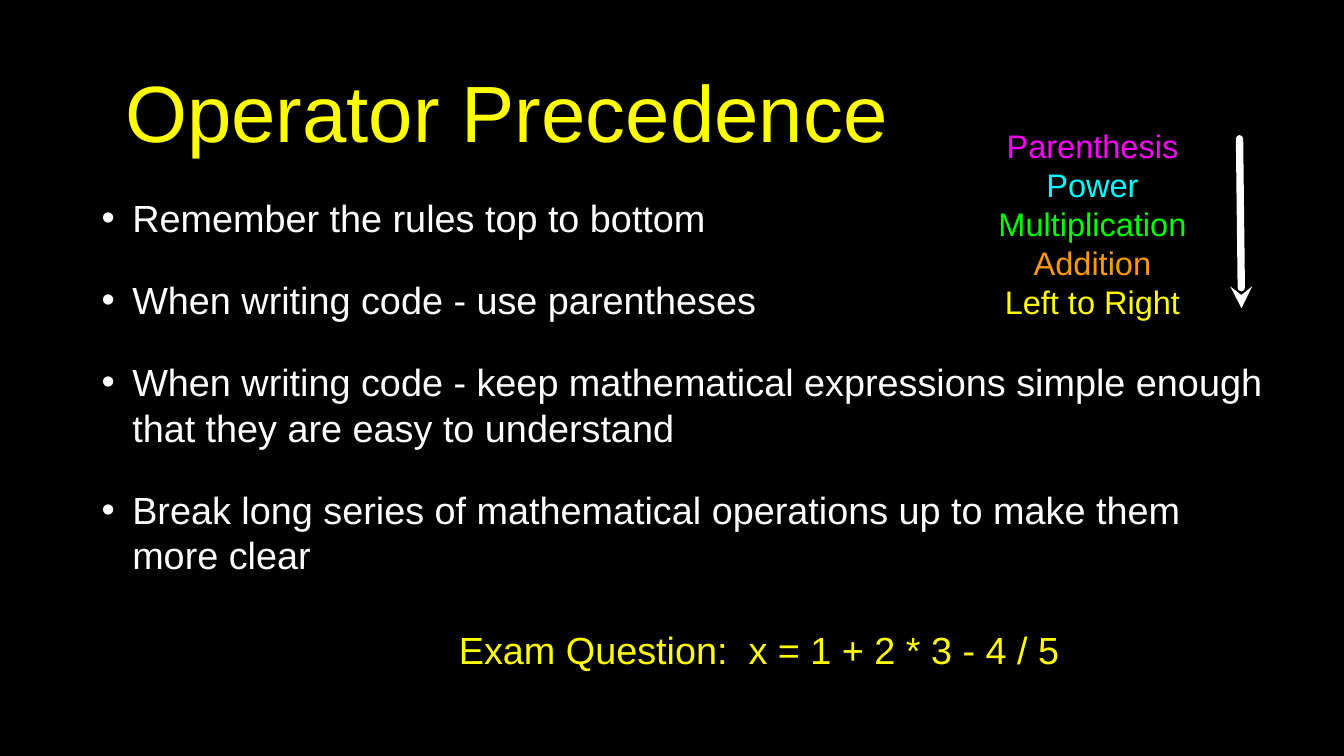
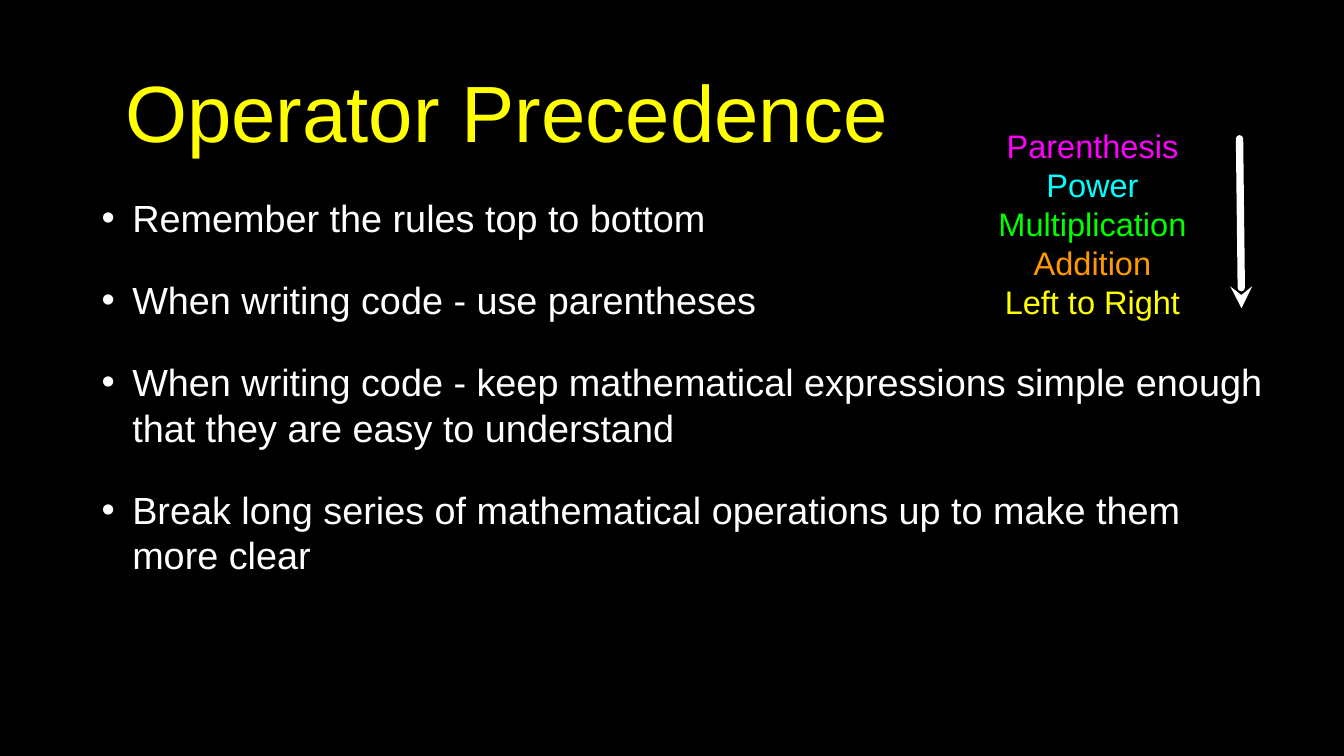
Before and after one commit to csev/py4e, a slide deck: slide 21 of lectures3/Pythonlearn-02-Expressions.pptx (slide 16 before the commit). Drawn at 1344x756 pixels with LibreOffice and Linux fonts; fonts in the diff are those of the drawing. Boxes give left, top, right and bottom in pixels: in the first picture for what was removed or moved away, otherwise in the second. Text is boxed around its words. In the diff, an @@ line names an element or a change of style, - is before the commit and + after.

```diff
--- a/lectures3/Pythonlearn-02-Expressions.pptx
+++ b/lectures3/Pythonlearn-02-Expressions.pptx
@@ text removed at [459, 636, 1059, 671] @@
-Exam Question: x = 1 + 2 * 3 - 4 / 5
```
Also in this commit, not shown: 17 other slides changed, 1 slide added, 1 slide removed.
